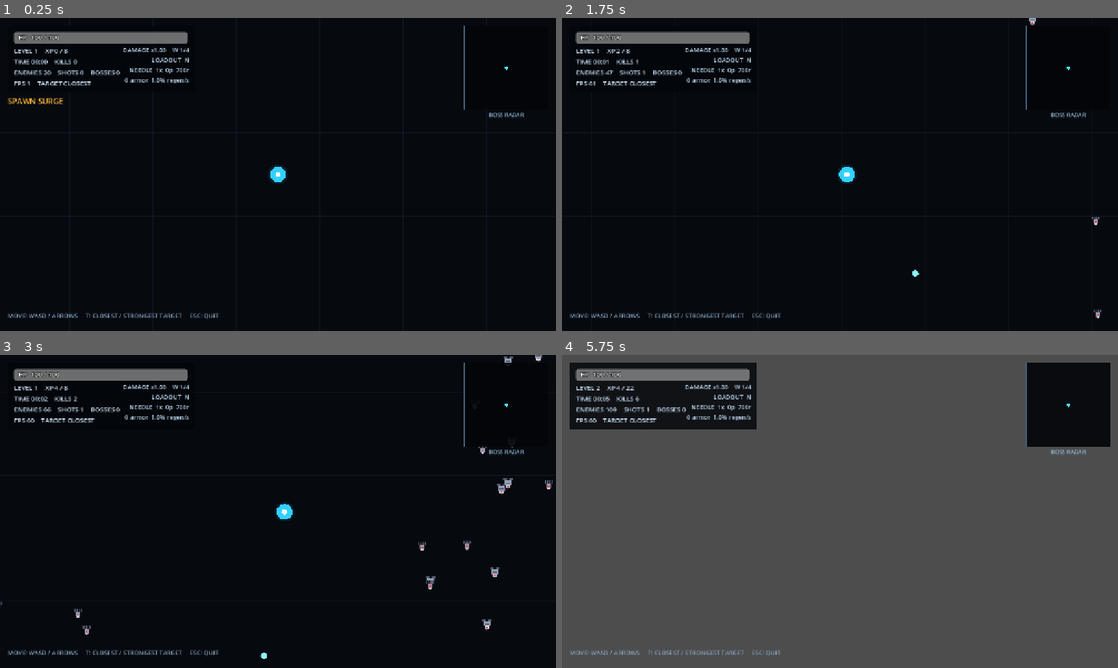
Above: before the commit, frames 1-4 (two rows, left to right).
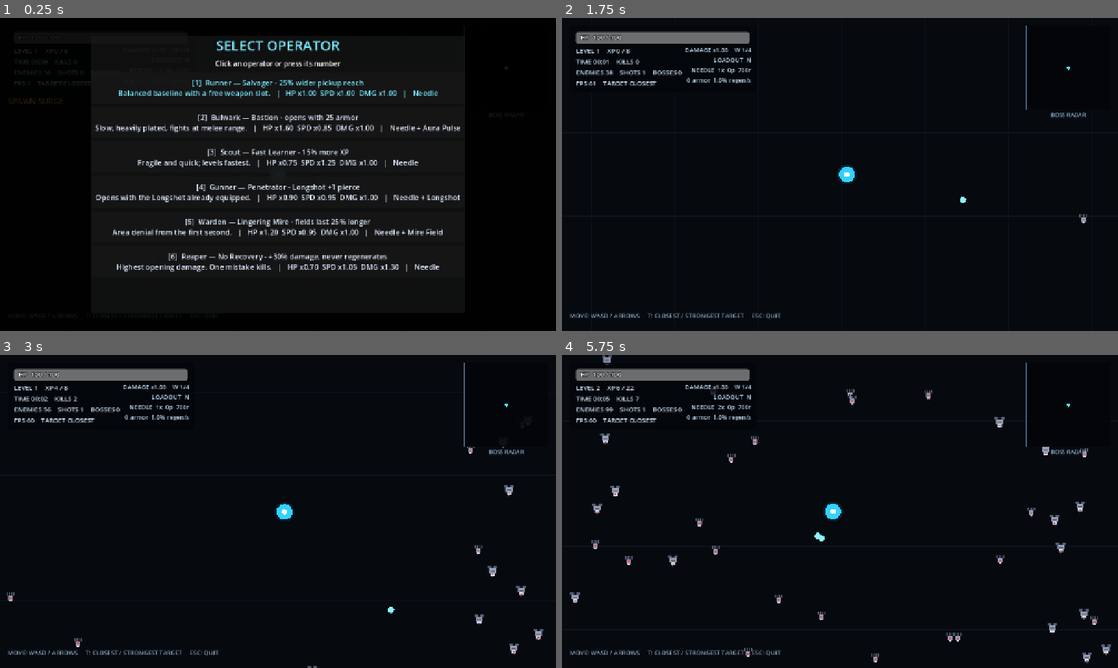
Above: after the commit, the same moments.

Repository: LoushengM/overrun
Game: Godot game, scene res://scenes/main.tscn
The game is run twice, just before and just after one commit, with the same random seed, the same clock (stepped at 60 frames per second) and the same inputs.
Inputs (mouse positions are in pixels of both pictures, inside the frame that each line leads up to):
- Up to frame 1 (0.25 s): no input
- Up to frame 2 (1.75 s): click (840, 86) at 0.5 s, where only the run after the commit has a clickable "[1] Runner — Salvager - 25% w…"; tap Enter at 1.25 s; hold D from 1.28 s (still down); tap 4 at 1.35 s; tap 5 at 1.55 s
- Up to frame 3 (3 s): release D at 2.03 s; hold S 2.03-2.78 s; tap 5 at 2.1 s; tap 6 at 2.3, 2.85 s; hold D from 2.78 s (still down)
- Up to frame 4 (5.75 s): tap 1 at 3.05, 3.6 s; release D at 3.53 s; hold W 3.53-4.28 s; tap 2 at 3.8, 4.35 s; hold A from 4.28 s (still down); tap 3 at 4.55, 5.1 s; tap 4 at 5.3 s

The runs differ from the first frame. In frame 1, 11% of the frame differs, in the area x 0-100%, y 0-100%; in frame 2, 0.2%; in frame 3, 0.7%; in frame 4, 89%.

Commit message:
Add playable operator roster with character select screen

Diff:
--- a/src/game.gd
+++ b/src/game.gd
@@ -17,6 +17,7 @@
     world.boss_spawned.connect(hud.show_boss_notice)
     world.sound_requested.connect(audio.play_cue)
     hud.upgrade_selected.connect(_on_upgrade_selected)
+    hud.character_selected.connect(_on_character_selected)
     hud.restart_requested.connect(_restart_run)
     hud.set_world(world)
 
@@ -28,6 +29,23 @@
     hud.reset_display()
     if benchmark_mode:
         world.enable_benchmark()
+    else:
+        _open_character_select()
+
+
+# The select screen pauses the tree, which halts the world (PROCESS_MODE_PAUSABLE)
+# while leaving this node and the HUD running to take the choice.
+func _open_character_select() -> void:
+    get_tree().paused = true
+    hud.show_character_select(world.selected_character)
+
+
+func _on_character_selected(character_id: String) -> void:
+    audio.play_cue("upgrade_select")
+    world.select_character(character_id)
+    world.reset_run()
+    hud.reset_display()
+    get_tree().paused = false
 
 
 func _unhandled_input(event: InputEvent) -> void:
@@ -98,3 +116,5 @@
     world.reset_run()
     if benchmark_mode:
         world.enable_benchmark()
+    else:
+        _open_character_select()
--- a/src/game_config.gd
+++ b/src/game_config.gd
@@ -16,6 +16,97 @@
 const PLAYER_ONE_SHOT_PROTECTION_THRESHOLD := 0.50
 const PLAYER_ONE_SHOT_PROTECTION_HEALTH := 1.0
 const PLAYER_ONE_SHOT_PROTECTION_VISUAL_DURATION := 0.80
+
+# Playable roster. Every operator keeps the Needle as its permanent base weapon;
+# a non-empty `weapon` is an extra weapon the operator starts with, and it
+# consumes one of the four weapon slots. Stat entries are multipliers on the
+# PLAYER_* baselines so tuning stays in one place. `armor_bonus` is flat because
+# armor already has its own diminishing-returns curve. Passives are data keys
+# read by _apply_character, so a new operator needs no simulation changes.
+const DEFAULT_CHARACTER_ID := "runner"
+const CHARACTER_IDS := ["runner", "bulwark", "scout", "gunner", "warden", "reaper"]
+const CHARACTERS := {
+    "runner": {
+        "name": "Runner",
+        "weapon": "",
+        "health": 1.00,
+        "speed": 1.00,
+        "damage": 1.00,
+        "regen": 1.00,
+        "armor_bonus": 0.0,
+        "pickup_radius": 1.25,
+        "xp_gain": 1.00,
+        "passive": "Salvager - 25% wider pickup reach",
+        "blurb": "Balanced baseline with a free weapon slot.",
+    },
+    "bulwark": {
+        "name": "Bulwark",
+        "weapon": "aura",
+        "health": 1.60,
+        "speed": 0.85,
+        "damage": 1.00,
+        "regen": 1.00,
+        "armor_bonus": 25.0,
+        "pickup_radius": 1.00,
+        "xp_gain": 1.00,
+        "passive": "Bastion - opens with 25 armor",
+        "blurb": "Slow, heavily plated, fights at melee range.",
+    },
+    "scout": {
+        "name": "Scout",
+        "weapon": "",
+        "health": 0.75,
+        "speed": 1.25,
+        "damage": 1.00,
+        "regen": 1.00,
+        "armor_bonus": 0.0,
+        "pickup_radius": 1.10,
+        "xp_gain": 1.15,
+        "passive": "Fast Learner - 15% more XP",
+        "blurb": "Fragile and quick; levels fastest.",
+    },
+    "gunner": {
+        "name": "Gunner",
+        "weapon": "sniper",
+        "health": 0.90,
+        "speed": 0.95,
+        "damage": 1.00,
+        "regen": 1.00,
+        "armor_bonus": 0.0,
+        "pickup_radius": 1.00,
+        "xp_gain": 1.00,
+        "sniper_pierce_bonus": 1,
+        "passive": "Penetrator - Longshot +1 pierce",
+        "blurb": "Opens with the Longshot already equipped.",
+    },
+    "warden": {
+        "name": "Warden",
+        "weapon": "field",
+        "health": 1.20,
+        "speed": 0.95,
+        "damage": 1.00,
+        "regen": 1.00,
+        "armor_bonus": 0.0,
+        "pickup_radius": 1.00,
+        "xp_gain": 1.00,
+        "field_duration_scale": 1.25,
+        "passive": "Lingering Mire - fields last 25% longer",
+        "blurb": "Area denial from the first second.",
+    },
+    "reaper": {
+        "name": "Reaper",
+        "weapon": "",
+        "health": 0.70,
+        "speed": 1.05,
+        "damage": 1.30,
+        "regen": 0.00,
+        "armor_bonus": 0.0,
+        "pickup_radius": 1.00,
+        "xp_gain": 1.00,
+        "passive": "No Recovery - +30% damage, never regenerates",
+        "blurb": "Highest opening damage. One mistake kills.",
+    },
+}
 
 const WEAPON_SLOT_CAP := 4
 const WEAPON_IDS := ["needle", "sniper", "aura", "field"]
--- a/src/hud.gd
+++ b/src/hud.gd
@@ -2,6 +2,7 @@
 extends CanvasLayer
 
 signal upgrade_selected(upgrade_id: String)
+signal character_selected(character_id: String)
 signal restart_requested
 
 var root: Control
@@ -19,6 +20,8 @@
 var upgrade_buttons: Array[Button] = []
 var death_overlay: ColorRect
 var death_summary: Label
+var character_overlay: ColorRect
+var character_buttons: Array[Button] = []
 var boss_notice_time := 0.0
 
 
@@ -38,22 +41,45 @@
 
 
 func _input(event: InputEvent) -> void:
-    if not upgrade_overlay.visible or not event is InputEventKey:
+    if not event is InputEventKey:
         return
     var key_event := event as InputEventKey
     if not key_event.pressed or key_event.echo:
         return
-    var option_index := -1
-    match key_event.keycode:
+
+    # The upgrade overlay is checked first because it is the modal that opens on
+    # top of everything else; the select screen only owns input when no upgrade
+    # choice is pending.
+    if upgrade_overlay.visible:
+        var option_index := _digit_index(key_event.keycode)
+        if option_index >= 0 and option_index < upgrade_buttons.size() and upgrade_buttons[option_index].visible:
+            _on_upgrade_button_pressed(upgrade_buttons[option_index])
+            get_viewport().set_input_as_handled()
+        return
+
+    if character_overlay.visible:
+        var character_index := _digit_index(key_event.keycode)
+        if character_index >= 0 and character_index < character_buttons.size():
+            _on_character_button_pressed(character_buttons[character_index])
+            get_viewport().set_input_as_handled()
+
+
+func _digit_index(keycode: int) -> int:
+    match keycode:
         KEY_1, KEY_KP_1:
-            option_index = 0
+            return 0
         KEY_2, KEY_KP_2:
-            option_index = 1
+            return 1
         KEY_3, KEY_KP_3:
-            option_index = 2
-    if option_index >= 0 and option_index < upgrade_buttons.size() and upgrade_buttons[option_index].visible:
-        _on_upgrade_button_pressed(upgrade_buttons[option_index])
-        get_viewport().set_input_as_handled()
+            return 2
+        KEY_4, KEY_KP_4:
+            return 3
+        KEY_5, KEY_KP_5:
+            return 4
+        KEY_6, KEY_KP_6:
+            return 5
+        _:
+            return -1
 
 
 func set_world(world: SimulationWorld) -> void:
@@ -145,9 +171,25 @@
     death_overlay.visible = true
 
 
+func show_character_select(current_character_id: String = "") -> void:
+    for button in character_buttons:
+        var character_id: String = button.get_meta("character_id", "")
+        var is_current := character_id == current_character_id
+        button.add_theme_color_override(
+            "font_color",
+            Color(0.48, 0.92, 1.0) if is_current else Color(0.88, 0.93, 1.0)
+        )
+    character_overlay.visible = true
+
+
+func hide_character_select() -> void:
+    character_overlay.visible = false
+
+
 func reset_display() -> void:
     upgrade_overlay.visible = false
     death_overlay.visible = false
+    character_overlay.visible = false
     boss_notice.visible = false
     boss_notice_time = 0.0
 
@@ -164,6 +206,13 @@
     if upgrade_id.is_empty():
         return
     upgrade_selected.emit(upgrade_id)
+
+
+func _on_character_button_pressed(button: Button) -> void:
+    var character_id: String = button.get_meta("character_id", "")
+    if character_id.is_empty():
+        return
+    character_selected.emit(character_id)
 
 
 func _on_restart_pressed() -> void:
@@ -256,6 +305,7 @@
 
     _build_upgrade_overlay()
     _build_death_overlay()
+    _build_character_overlay()
 
 
 func _build_upgrade_overlay() -> void:
@@ -303,6 +353,68 @@
         upgrade_buttons.append(button)
 
 
+func _build_character_overlay() -> void:
+    character_overlay = ColorRect.new()
+    character_overlay.set_anchors_and_offsets_preset(Control.PRESET_FULL_RECT)
+    character_overlay.color = Color(0.0, 0.0, 0.0, 0.86)
+    character_overlay.mouse_filter = Control.MOUSE_FILTER_STOP
+    character_overlay.visible = false
+    root.add_child(character_overlay)
+
+    var panel := PanelContainer.new()
+    panel.anchor_left = 0.5
+    panel.anchor_top = 0.5
+    panel.anchor_right = 0.5
+    panel.anchor_bottom = 0.5
+    panel.offset_left = -430.0
+    panel.offset_top = -320.0
+    panel.offset_right = 430.0
+    panel.offset_bottom = 320.0
+    character_overlay.add_child(panel)
+
+    var layout := VBoxContainer.new()
+    layout.add_theme_constant_override("separation", 8)
+    panel.add_child(layout)
+
+    var title := Label.new()
+    title.text = "SELECT OPERATOR"
+    title.horizontal_alignment = HORIZONTAL_ALIGNMENT_CENTER
+    title.add_theme_font_size_override("font_size", 32)
+    title.add_theme_color_override("font_color", Color(0.48, 0.92, 1.0))
+    layout.add_child(title)
+
+    var subtitle := Label.new()
+    subtitle.text = "Click an operator or press its number"
+    subtitle.horizontal_alignment = HORIZONTAL_ALIGNMENT_CENTER
+    subtitle.add_theme_font_size_override("font_size", 16)
+    layout.add_child(subtitle)
+
+    for i in range(GameConfig.CHARACTER_IDS.size()):
+        var character_id: String = GameConfig.CHARACTER_IDS[i]
+        var data: Dictionary = GameConfig.CHARACTERS.get(character_id, {})
+        var button := Button.new()
+        button.custom_minimum_size = Vector2(820.0, 72.0)
+        button.add_theme_font_size_override("font_size", 17)
+        button.set_meta("character_id", character_id)
+        var starting_weapon := str(data.get("weapon", ""))
+        var loadout := "Needle"
+        if not starting_weapon.is_empty():
+            loadout += " + " + str(GameConfig.WEAPON_NAMES.get(starting_weapon, starting_weapon))
+        button.text = "[%d]  %s — %s\n%s   |   HP x%.2f  SPD x%.2f  DMG x%.2f   |   %s" % [
+            i + 1,
+            str(data.get("name", character_id)),
+            str(data.get("passive", "")),
+            str(data.get("blurb", "")),
+            float(data.get("health", 1.0)),
+            float(data.get("speed", 1.0)),
+            float(data.get("damage", 1.0)),
+            loadout,
+        ]
+        button.pressed.connect(_on_character_button_pressed.bind(button))
+        layout.add_child(button)
+        character_buttons.append(button)
+
+
 func _build_death_overlay() -> void:
     death_overlay = ColorRect.new()
     death_overlay.set_anchors_and_offsets_preset(Control.PRESET_FULL_RECT)
--- a/src/simulation_world.gd
+++ b/src/simulation_world.gd
@@ -48,6 +48,12 @@
 var player_contact_cooldown := 0.0
 var player_invulnerability_timer := 0.0
 var player_one_shot_protection_timer := 0.0
+
+# Chosen on the select screen before a run starts. reset_run applies it after the
+# baselines are written, so character multipliers always overwrite defaults
+# rather than the other way around.
+var selected_character := GameConfig.DEFAULT_CHARACTER_ID
+var character_xp_gain := 1.0
 
 # `weapon_damage` is the uncapped global damage stat expressed in Needle base
 # damage units. Every weapon scales by weapon_damage / NEEDLE_DAMAGE.
@@ -270,6 +276,8 @@
     field_spawn_angle = 0.0
     next_attack_id = 1
 
+    _apply_character()
+
     spawn_accumulator = 0.0
     nearby_threat = 0
     threat_check_timer = 0.0
@@ -287,6 +295,39 @@
     _emit_stats()
     _update_render_batches()
     queue_redraw()
+
+
+# Overlays the selected operator on top of the baselines written by reset_run.
+# Everything is read from GameConfig.CHARACTERS, so adding an operator requires
+# no change in this file.
+func _apply_character() -> void:
+    character_xp_gain = 1.0
+    var data: Dictionary = GameConfig.CHARACTERS.get(selected_character, {})
+    if data.is_empty():
+        return
+
+    player_max_health = GameConfig.PLAYER_MAX_HEALTH * float(data.get("health", 1.0))
+    player_health = player_max_health
+    player_move_speed = GameConfig.PLAYER_MOVE_SPEED * float(data.get("speed", 1.0))
+    player_armor = GameConfig.PLAYER_ARMOR + float(data.get("armor_bonus", 0.0))
+    player_regen_rate = GameConfig.PLAYER_REGEN_RATE * float(data.get("regen", 1.0))
+    player_pickup_radius = GameConfig.PLAYER_PICKUP_RADIUS * float(data.get("pickup_radius", 1.0))
+    weapon_damage = GameConfig.NEEDLE_DAMAGE * float(data.get("damage", 1.0))
+    character_xp_gain = float(data.get("xp_gain", 1.0))
+
+    sniper_pierce += int(data.get("sniper_pierce_bonus", 0))
+    field_duration *= float(data.get("field_duration_scale", 1.0))
+
+    var starting_weapon := str(data.get("weapon", ""))
+    if not starting_weapon.is_empty() and not owned_weapons.has(starting_weapon):
+        owned_weapons.append(starting_weapon)
+
+    _update_camera_zoom()
+
+
+func select_character(character_id: String) -> void:
+    if GameConfig.CHARACTERS.has(character_id):
+        selected_character = character_id
 
 
 func enable_benchmark() -> void:
@@ -815,7 +856,7 @@
             continue
 
         kills += 1
-        xp += maxi(1, int(round(float(enemy_xp[i]) * GameConfig.GAME_PACE_MULTIPLIER)))
+        xp += maxi(1, int(round(float(enemy_xp[i]) * GameConfig.GAME_PACE_MULTIPLIER * character_xp_gain)))
         if enemy_kinds[i] == EnemyKind.BOSS:
             pending_boss_rewards += 1
             boss_defeated = true
@@ -1804,6 +1845,8 @@
         "weapon_slots": owned_weapons.size(),
         "weapon_slot_cap": GameConfig.WEAPON_SLOT_CAP,
         "targeting_mode": get_targeting_mode_name(),
+        "character": selected_character,
+        "character_name": GameConfig.CHARACTERS.get(selected_character, {}).get("name", selected_character),
         "cooldown": weapon_cooldown,
         "projectile_count": weapon_projectile_count,
         "pierce": weapon_pierce,
--- /dev/null
+++ b/tests/character_check.gd
@@ -0,0 +1,69 @@
+extends SceneTree
+
+# Ad-hoc verification: instantiate the world, select each operator, reset, and
+# confirm the roster overlay actually lands on the live stats.
+
+func _initialize() -> void:
+    var world_script = load("res://src/simulation_world.gd")
+    var world = world_script.new()
+    # SimulationWorld resolves $Camera2D on ready and _apply_character calls
+    # _update_camera_zoom, so the child has to exist before the node enters the
+    # tree or every reset spams null-instance errors.
+    var camera := Camera2D.new()
+    camera.name = "Camera2D"
+    world.add_child(camera)
+    root.add_child(world)
+    # @onready resolution has not run yet this early in _initialize, so bind the
+    # camera by hand rather than letting _update_camera_zoom hit a nil.
+    world.camera = camera
+
+    for character_id in GameConfig.CHARACTER_IDS:
+        world.select_character(character_id)
+        world.reset_run()
+        var data: Dictionary = GameConfig.CHARACTERS[character_id]
+        var expected_hp := GameConfig.PLAYER_MAX_HEALTH * float(data.get("health", 1.0))
+        var expected_speed := GameConfig.PLAYER_MOVE_SPEED * float(data.get("speed", 1.0))
+        var expected_armor := GameConfig.PLAYER_ARMOR + float(data.get("armor_bonus", 0.0))
+        assert(is_equal_approx(world.player_max_health, expected_hp), "hp mismatch %s" % character_id)
+        assert(is_equal_approx(world.player_health, expected_hp), "cur hp mismatch %s" % character_id)
+        assert(is_equal_approx(world.player_move_speed, expected_speed), "speed mismatch %s" % character_id)
+        assert(is_equal_approx(world.player_armor, expected_armor), "armor mismatch %s" % character_id)
+        var starting_weapon := str(data.get("weapon", ""))
+        if not starting_weapon.is_empty():
+            assert(world.owned_weapons.has(starting_weapon), "missing weapon %s" % character_id)
+        assert(world.owned_weapons.size() <= GameConfig.WEAPON_SLOT_CAP, "slot overflow %s" % character_id)
+        assert(world.owned_weapons.has("needle"), "needle missing %s" % character_id)
+        print("%s hp=%.0f spd=%.0f armor=%.0f dmg=%.1f pierce=%d field=%.2f xp_gain=%.2f weapons=%s" % [
+            character_id,
+            world.player_max_health,
+            world.player_move_speed,
+            world.player_armor,
+            world.weapon_damage,
+            world.sniper_pierce,
+            world.field_duration,
+            world.character_xp_gain,
+            str(world.owned_weapons),
+        ])
+
+    # Re-selecting must not accumulate: reset twice on the same operator and
+    # confirm additive passives (pierce, field duration, weapon list) are stable.
+    world.select_character("gunner")
+    world.reset_run()
+    var pierce_once: int = world.sniper_pierce
+    var weapons_once: int = world.owned_weapons.size()
+    world.reset_run()
+    assert(world.sniper_pierce == pierce_once, "pierce accumulated across resets")
+    assert(world.owned_weapons.size() == weapons_once, "weapons accumulated across resets")
+
+    world.select_character("warden")
+    world.reset_run()
+    var field_once: float = world.field_duration
+    world.reset_run()
+    assert(is_equal_approx(world.field_duration, field_once), "field duration accumulated")
+
+    world.select_character("bogus_id")
+    assert(world.selected_character == "warden", "invalid id changed selection")
+
+    print("CHARACTER_CHECK_OK")
+    world.queue_free()
+    quit()
Not shown, added: tests/character_check.gd.uid
